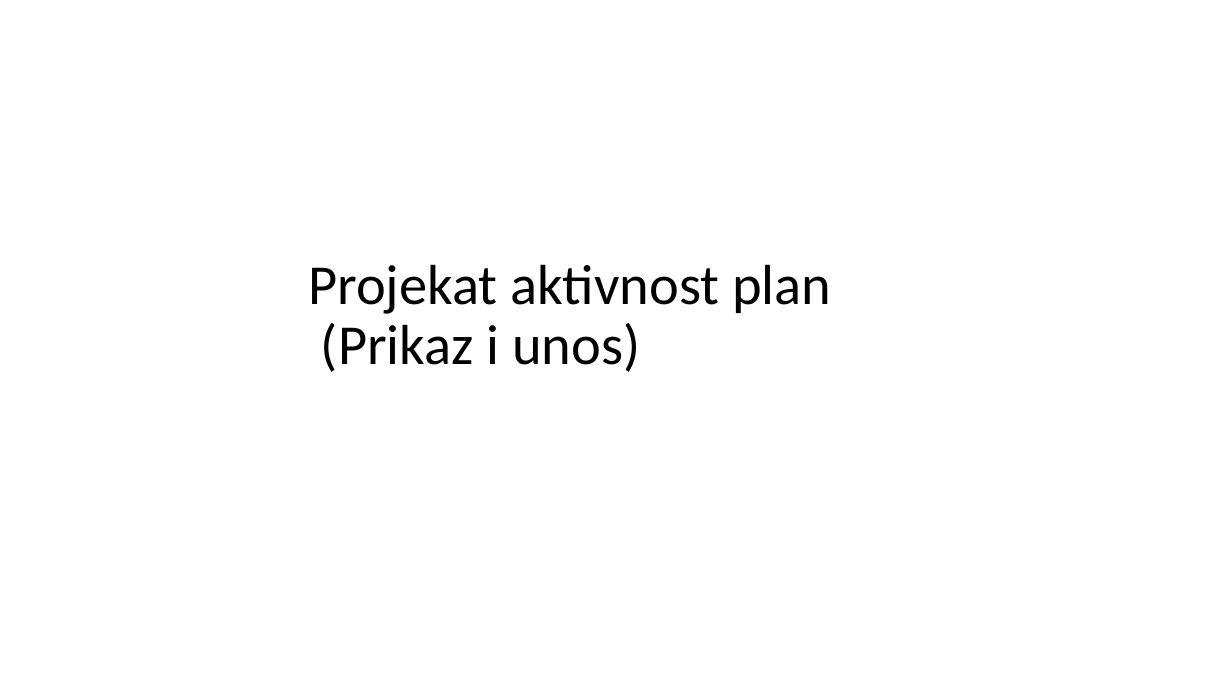
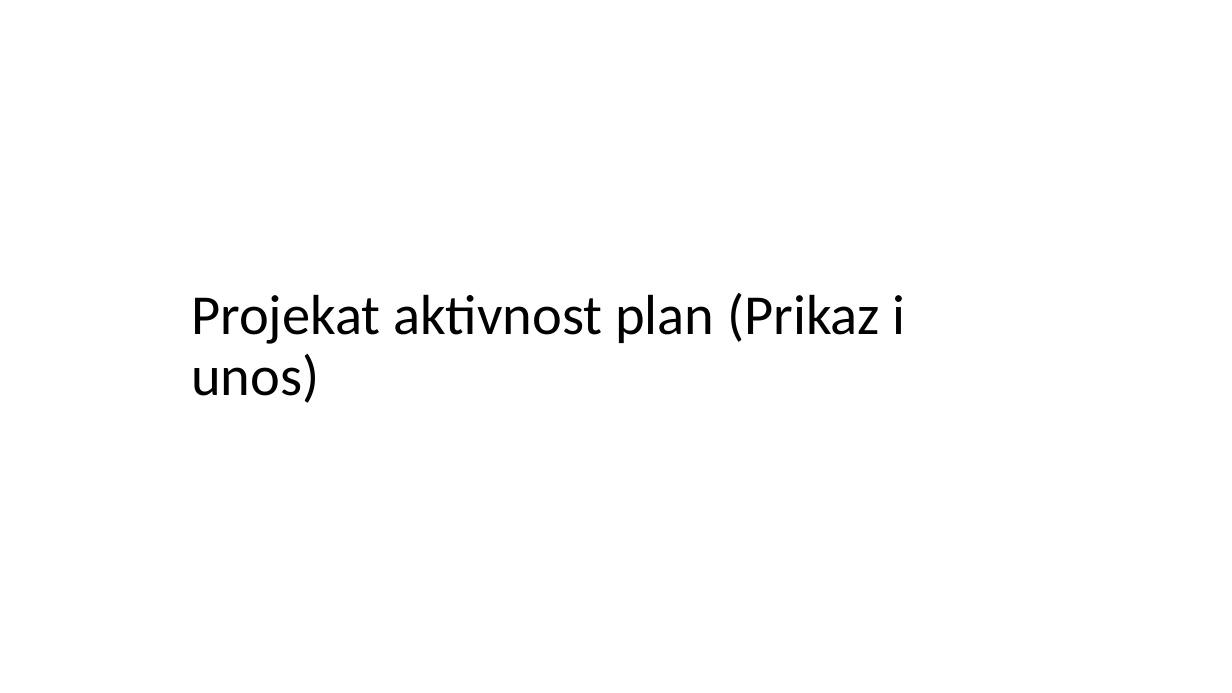
Before and after one commit to edin-3031/Projektna_Organizacija, a slide deck: slide 10 of Projektna organizacija.pptx. Drawn at 1232x693 pixels with LibreOffice and Linux fonts; fonts in the diff are those of the drawing. Boxes give left, top, right and bottom in pixels: in the first picture for what was removed or moved away, otherwise in the second. Text is boxed around its words. In the diff, an @@ line names an element or a change of style, - is before the commit and + after.

```diff
--- a/Projektna organizacija.pptx
+++ b/Projektna organizacija.pptx
@@ title "Projekat aktivnost plan (Prikaz i ..." rewrapped from (308, 264, 831, 372) to (191, 293, 906, 403) @@
```
Also in this commit, not shown: 7 other slides changed, 1 slide added, 1 slide removed, 19 other files.
